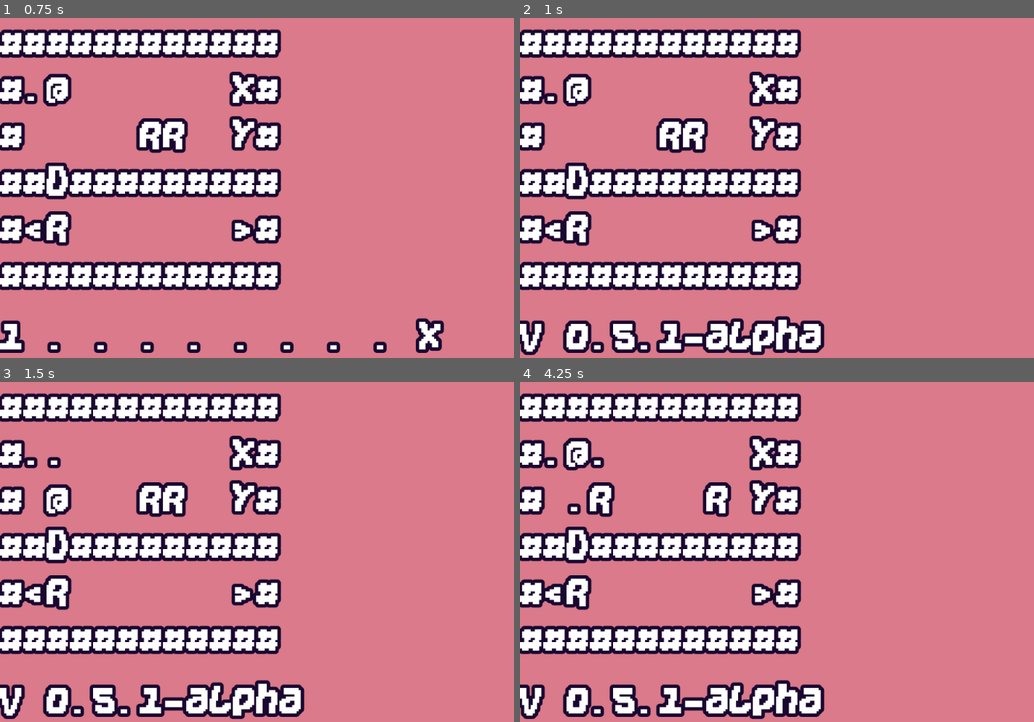
Above: before the commit, frames 1-4 (two rows, left to right).
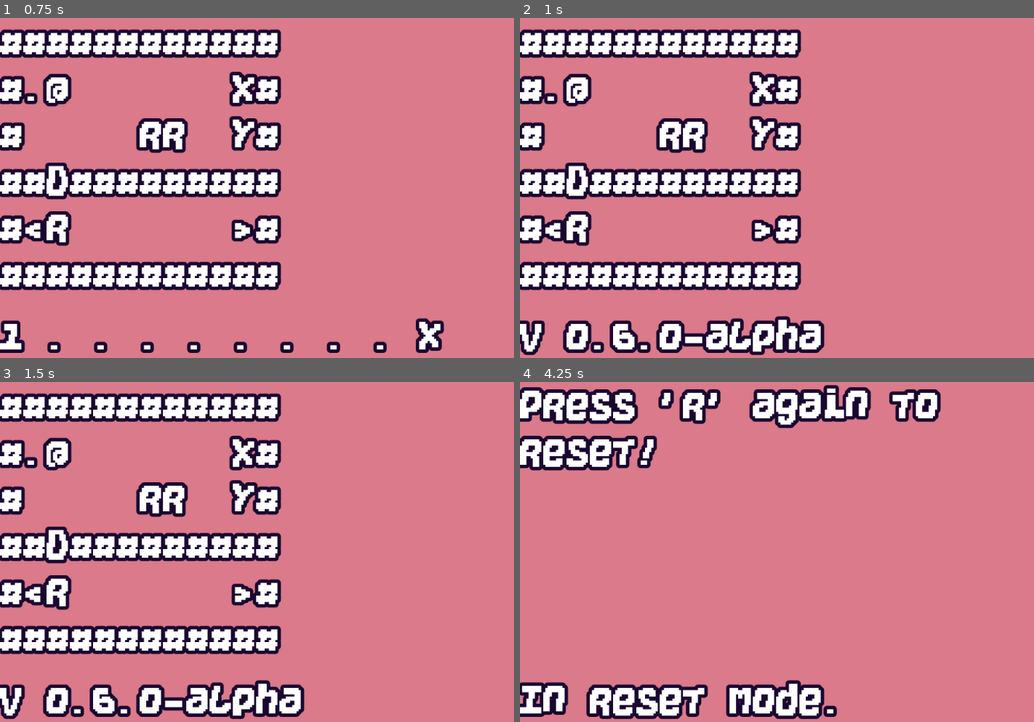
Above: after the commit, the same moments.

Repository: KaizNike/Defeating-User-Built-Dungeon
Game: Godot game, scene res://Main.tscn
Two runs of this game, one before a commit and one after it. Both use one fixed random seed, a clock stepped at 60 frames per second and the inputs below.
Inputs:
- Up to frame 1 (0.75 s): tap Enter at 0.5 s; hold Right (move_right) from 0.53 s (still down); hold Z (use_scroll) from 0.53 s (still down)
- Up to frame 2 (1 s): keep holding Right (move_right); keep holding Z (use_scroll); tap V (version_display) at 0.8 s
- Up to frame 3 (1.5 s): tap R (reset, bound only after the commit) at 1.25 s; release Right (move_right) at 1.28 s; release Z (use_scroll) at 1.28 s; hold Down (move_down) from 1.28 s (still down); tap V (version_display) at 1.35 s
- Up to frame 4 (4.25 s): tap . (wait) at 1.55 s; tap R (reset, bound only after the commit) at 2, 2.75, 3.5, 4.15 s; release Down (move_down) at 2.03 s; hold Right (move_right) 2.03-2.78 s; hold . (wait) 2.03-2.78 s; tap Shift at 2.3, 2.85 s; hold Up (move_up) 2.78-3.53 s; tap Z (use_scroll) at 3.05 s; hold Left (move_left) from 3.53 s (still down); hold Z (use_scroll) from 3.53 s (still down); tap V (version_display) at 3.8 s

Frame 1 is identical in both runs. In frame 2, 0.4% of the frame differs, in the area x 17-33%, y 88-99%; in frame 3, 1.4%; in frame 4, 26%, in the area x 0-82%, y 0-100%.

Commit message:
v0.6 - Autosaves
r to reload last checkpoint
R to restart game

Bugfixes:
Handled wall-less levels.
Now ignores files with uneven line lengths (needing a better fix.)

Diff:
--- a/Defeating User Built Dungeon/Main.gd
+++ b/Defeating User Built Dungeon/Main.gd
@@ -1,18 +1,27 @@
 extends Node
 
 # Major, Minor, Patch
-var version = [0, 5, 1, "-alpha"]
-# Latest - Week 5 Update - Inventory + Ranged Scrolls (icon update)
+var version = [0, 6, 0, "-alpha"]
+# Latest - Week 6 + 7 Update - Saving + Loading + Reloading
 
 # Future ideas - Friendly or neutral mobs
 
 onready var levelLabel = $VSplitContainer/LevelLabel
 onready var statusLabel = $VSplitContainer/StatusLabel
+onready var notiTimer = $NotificationTimer
 
 var currentRoom = 0
 var levelChange = false
 var waiting = false
 var levelDiff = 0
+var resetting = false
+var restarting = false
+var isDarkMode = false
+var notificationType = "status"
+
+var save_vars = ["Player", "CurrentRoom", "Rooms"]
+var autosaveLoc = "user://autosaveDUBD.tres"
+export (Script) var game_save_class
 
 var Rooms = []
 
@@ -51,6 +60,7 @@
 var actors = []
 var being = {"Speed": 1, "Turns": 1, "Loc": Vector2.ZERO, "HP": 1, "DMG": 2, "Char": "", "Behav": "Random", "Inv": [], "bodyDesc": "", "Relation": "None"}
 var player = {"Speed": 1, "Turns": 1, "Loc": Vector2.ZERO, "HP": 4, "DMG": 1, "Char": "@", "Behav": "Player", "Inv": [], "bodyDesc": "dead you", "Relation": "Self"}
+var playerOrig = {}
 
 var corpses = []
 var body = {"Loc": Vector2.ZERO, "Inv": [], "Desc": ""}
@@ -58,12 +68,25 @@
 func _ready():
 	randomize()
 	get_tree().connect("files_dropped", self, "_files_dropped")
-	Rooms.append(RoomsStore[0])
-	game_array = _get_text_as_array(Rooms[0])
-	_actors_init(game_array)
-	$VSplitContainer/LevelLabel.text = "You are hunting L on floor X,\n do not fail us!"
-	$VSplitContainer/StatusLabel.text = "Press Anything"
-	waiting = true
+	playerOrig = player.duplicate(true)
+	if not load_game(autosaveLoc):
+		Rooms.append(RoomsStore[0])
+		if Rooms.size() < currentRoom:
+			for x in range((currentRoom+1)-Rooms.size()):
+				Rooms.append(RoomsStore[0])
+		print(Rooms.size())
+		game_array = _get_text_as_array(Rooms[0])
+		_actors_init(game_array)
+		save_game(autosaveLoc)
+		levelLabel.text = "You are hunting L on floor X,\n do not fail us!"
+		statusLabel.text = "Press Anything"
+		waiting = true
+	else:
+		game_array = _get_text_as_array(Rooms[currentRoom])
+		_actors_init(game_array)
+		levelLabel.text = "You returned!\n You still hunt L on floor X.\n  Currently on: " + str(currentRoom+1)
+		statusLabel.text = "Press Anything"
+		waiting = true
 
 class SortingActors:
 	static func sort_descending(a,b):
@@ -122,15 +145,72 @@
 #	print(actors)
 
 func _input(event):
+#	if event is InputEventKey and event.scancode == KEY_SHIFT:
+#		print("shift")
+	if waiting and event.is_pressed():
+		waiting = false
+		_display_array(game_array)
+		_status_bar_update()
+		return
 	if event.is_action_pressed("version_display"):
 		statusLabel.text = "v " + str(version[0]) + "." + str(version[1]) + "." + str(version[2]) + version[3]
-		$NotificationTimer.start()
+		notiTimer.start()
+		return
+	elif event.is_action_pressed("dark_mode"):
+		if !isDarkMode:
+			var color = Color8(25,7,48)
+			VisualServer.set_default_clear_color(color)
+			isDarkMode = true
+			return
+		else:
+			var color = Color8(218,122,138)
+			VisualServer.set_default_clear_color(color)
+			isDarkMode = false
+			return
+	elif event.is_action_pressed("restart"):
+		if restarting:
+			# Delete autosave and start anew
+			delete_save(autosaveLoc)
+			yield(_show_save_deletion(),"completed")
+			start_over()
+			restarting = false
+			return
+		else:
+			levelLabel.text = "Press `Shift` + `r` again to restart!\nThis will delete all progress!"
+			statusLabel.text = "In restart mode."
+			restarting = true
+	elif event.is_action_pressed("reset"):
+		if resetting:
+			# Load from last autosave (should be made when files inserted or level changed.)
+			resetting = false
+			if load_game(autosaveLoc):
+				print("Game Reset!")
+				_change_level()
+			pass
+		else:
+			levelLabel.text = "Press 'r' again to reset!"
+			statusLabel.text = "In reset mode."
+			resetting = true
+		pass
+	elif resetting and event.is_pressed():
+		resetting = false
+		_display_array(game_array)
+		statusLabel.text = "Cancelled the reset."
+		notiTimer.start()
+#		_status_bar_update()
+		return
+	elif restarting and event.is_pressed() and event is InputEventKey and not event.scancode == KEY_SHIFT:
+		restarting = false
+		_display_array(game_array)
+		statusLabel.text = "Didn't restart."
+		notiTimer.start()
+		return
 	elif event.is_action_pressed("heal"):
 		if _find_and_use_item("+"):
-			$VSplitContainer/StatusLabel.text = "You heal to " + str(player.HP) + "."
+			statusLabel.text = "You heal to " + str(player.HP) + "."
 		else:
-			$VSplitContainer/StatusLabel.text = "No healing in inventory!"
-		$NotificationTimer.start()
+			statusLabel.text = "No healing in inventory!"
+		notiTimer.start()
 	elif event.is_action_pressed("use_scroll"):
 		if _find_and_use_item("Z"):
 			if scrollUse == "lightning":
@@ -149,16 +229,16 @@
 					actorIndex += 1
 				if targetActor:
 					targetActor.HP -= 5
-					$VSplitContainer/StatusLabel.text = "Lightning strikes " + targetActor.Char + " for 5 DMG."
-					$NotificationTimer.start()
+					statusLabel.text = "Lightning strikes " + targetActor.Char + " for 5 DMG."
+					notiTimer.start()
 					if targetActor.HP < 1:
 						var a = game_array
 						a[targetActor.Loc.y][targetActor.Loc.x] = "%"
 						_display_array(a)
 						_add_corpse(targetActor)
 				else:
-					$VSplitContainer/StatusLabel.text = "Lightning misses."
-					$NotificationTimer.start()
+					statusLabel.text = "Lightning misses."
+					notiTimer.start()
 			scrollUse = ""
 	if not game_array:
 		if event.is_pressed():
@@ -171,17 +251,102 @@
 			if currentRoom > -1:
 				levelLabel.text = "World is empty, you can't continue."
 				statusLabel.text = "Drag and drop a .txt"
-				$NotificationTimer.start()
-		return
-	if waiting and event.is_pressed():
-		waiting = false
-		_display_array(game_array)
-		_status_bar_update()
+				notiTimer.start()
 		return
 	var dir = Vector2(event.get_action_strength("move_right") - event.get_action_strength("move_left"), event.get_action_strength("move_down") - event.get_action_strength("move_up"))
 	if dir != Vector2.ZERO or event.is_action_pressed("wait"):
 		_process_turn(game_array,dir)
 
+
+func verify_save(save):
+	var size = 0
+	var currentRoom = 0
+	for v in save_vars:
+		var inside = save.get(v)
+		print(v)
+		print(inside)
+		if inside == null:
+			return false
+		if v == "Rooms":
+			size = inside.size()
+		elif v == "CurrentRoom":
+			currentRoom = inside
+	if size < (currentRoom + 1):
+		print("Not enough rooms in save!")
+		return false
+	return true
+
+
+func save_game(loc):
+	var new_save = game_save_class.new()
+	new_save.Player = player
+	new_save.CurrentRoom = currentRoom
+	new_save.Rooms = Rooms
+	var error = ResourceSaver.save(loc, new_save)
+	if error != 0:
+		print("Error saving!")
+		print(error)
+
+
+func load_game(loc) -> bool:
+	var dir = Directory.new()
+	if not dir.file_exists(loc):
+		print("save not found!")
+		return false
+
+	var loaded_save = load(loc)
+	if not verify_save(loaded_save):
+		print("verify failed!")
+		return false
+
+	player = loaded_save.Player
+	currentRoom = loaded_save.CurrentRoom
+	Rooms = loaded_save.Rooms
+
+	return true
+
+
+func delete_save(loc) -> bool:
+	var dir = Directory.new()
+	if not dir.file_exists(loc):
+		print("save not found!")
+		return false
+
+	var result = dir.remove(loc)
+	if result == 0:
+		return true
+	else:
+		return false
+
+
+func _show_save_deletion() -> void:
+#	var text = ""
+	var store = ""
+	for x in range(10):
+		var text = ""
+		for y in range(6):
+			text += store
+			if y < 6:
+				text += "\n"
+		levelLabel.text = text
+		yield(get_tree().create_timer(0.2),"timeout")
+		store += "X"
+	return
+
+
+func start_over():
+	Rooms.clear()
+	Rooms.append(RoomsStore[0])
+	player = playerOrig.duplicate(true)
+	currentRoom = 0
+	actors.clear()
+	corpses.clear()
+	game_array = _get_text_as_array(Rooms[0])
+	_actors_init(game_array)
+	save_game(autosaveLoc)
+	levelLabel.text = "You are hunting L on floor X,\n do not fail us!"
+	statusLabel.text = "Press Anything"
+	waiting = true
 
 func _process_turn(array, dir):
 #	var a = _move_player(array, dir)
@@ -194,7 +359,13 @@
 	if not levelChange:
 		_display_array(game_array)
 	else:
-		game_array = []
+		game_array.clear()
+		if currentRoom == 9:
+			_change_level()
+			levelLabel.text = "You arrive at a most dark arena!"
+			notificationType = "level"
+			$NotificationTimer.start()
+			return
 		if levelDiff == 1:
 			levelLabel.text = "You walk downstairs."
 		elif levelDiff == -1:
@@ -206,11 +377,17 @@
 func _move_player(array, dir, actor):
 	if dir == Vector2.ZERO:
 		print("You wait a minute.")
+		statusLabel.text = "You wait a minute."
+		notiTimer.start()
 		return array
 #	var Pos = _find_player(array)
 	var Pos = actor.Loc
 	print("At ", Pos)
 	var Loc = Pos + dir
+	if Loc.x < 0 or Loc.x > array[0].size() - 1 or Loc.y < 0 or Loc.y > array.size() - 1:
+		statusLabel.text = "You touch the bounds."
+		notiTimer.start()
+		return array
 	print("To ", Loc)
 	var Dest = array[Loc.y][Loc.x]
 	var a = array
@@ -261,13 +438,13 @@
 						targetActor.HP -= Actor.DMG
 						if targetActor.HP < 1:
 							if targetActor.Char == "@":
-								$VSplitContainer/StatusLabel.text = "You are slain."
+								statusLabel.text = "You are slain."
 							actors.remove(targetIndex)
 							a[actorLoc.y][actorLoc.x] = "%"
 							break
 						if targetActor.Char == "@":
-							$VSplitContainer/StatusLabel.text = "You got hit for " + str(Actor.DMG) + " DMG!"
-							$NotificationTimer.start()
+							statusLabel.text = "You got hit for " + str(Actor.DMG) + " DMG!"
+							notiTimer.start()
 							break
 					targetIndex += 1
 				pass
@@ -318,8 +495,8 @@
 		I.Type = "door"
 		player.Inv.append(I)
 		print(player.Inv)
-		$VSplitContainer/StatusLabel.text = "Grabbed a " + I.Type + " key."
-		$NotificationTimer.start()
+		statusLabel.text = "Grabbed a " + I.Type + " key."
+		notiTimer.start()
 	elif type == "D":
 		var result = _find_and_use_item("Y")
 		if result:
@@ -336,8 +513,8 @@
 						player.Inv.append(item)
 						T += item.Char
 				print(player.Inv)
-				$VSplitContainer/StatusLabel.text = T
-				$NotificationTimer.start()
+				statusLabel.text = T
+				notiTimer.start()
 				corpses.remove(bodyIndex)
 			bodyIndex += 1
 	elif type in ENTITIES:
@@ -374,8 +551,8 @@
 	for actor in actors:
 		if actor.Char == targetChar and actor.Loc == targetLoc:
 			actor.HP -= DMG
-			$VSplitContainer/StatusLabel.text = "You deal " + str(DMG) + " DMG to " + str(targetChar)
-			$NotificationTimer.start()
+			statusLabel.text = "You deal " + str(DMG) + " DMG to " + str(targetChar)
+			notiTimer.start()
 			if actor.HP < 1:
 				return true
 			break
@@ -414,6 +591,9 @@
 		print("Can't enter, player exited.")
 		return
 	for file in files:
+		if (fileIndex + currentRoom) > 9:
+			print("Thaz alotta files!")
+			return
 #		var Bool = false
 		if file.get_extension() != extensions:
 			continue
@@ -424,10 +604,18 @@
 		var data = ""
 		var index = 1
 		levelLabel.text = ""
+		var textLength = 0
+		var ifFailed = false
 		while not f.eof_reached():
 			if index > 6:
 				break
 			var line = f.get_line()
+			if index == 1:
+				textLength = line.length()
+			else:
+				if line.length() != textLength:
+					ifFailed = true
+					break
 			print(line + str(index))
 			if index < 6:
 				line += "\n"
@@ -437,6 +625,8 @@
 #				levelLabel.text += "\n"
 			index += 1
 		f.close()
+		if ifFailed:
+			continue
 		print(data)
 		if fileIndex == 0 and levelChange:
 			Rooms.append(data)
@@ -453,6 +643,7 @@
 			print(Rooms)
 		fileIndex += 1
 		pass
+#	save_game(autosaveLoc)
 
 # Call when array has that many indexed of rooms
 func _change_level():
@@ -466,7 +657,9 @@
 	else:
 		store = Rooms[currentRoom]
 
+	save_game(autosaveLoc)
 	game_array = _get_text_as_array(store)
+	corpses.clear()
 	actors.clear()
 	_actors_init(game_array)
 	_display_array(game_array)
@@ -527,4 +720,13 @@
 
 
 func _on_NotificationTimer_timeout():
-	_status_bar_update()
+	match notificationType:
+		"status":
+			_status_bar_update()
+		"level":
+			_display_array(game_array)
+			notificationType = "status"
+		"both":
+			_status_bar_update()
+			_display_array(game_array)
+			notificationType = "status"
--- a/Defeating User Built Dungeon/Main.tscn
+++ b/Defeating User Built Dungeon/Main.tscn
@@ -1,10 +1,12 @@
-[gd_scene load_steps=3 format=2]
+[gd_scene load_steps=4 format=2]
 
 [ext_resource path="res://Main.gd" type="Script" id=1]
 [ext_resource path="res://Font.tres" type="DynamicFont" id=2]
+[ext_resource path="res://Save_Script.gd" type="Script" id=3]
 
 [node name="Main" type="Node"]
 script = ExtResource( 1 )
+game_save_class = ExtResource( 3 )
 
 [node name="VSplitContainer" type="VSplitContainer" parent="."]
 anchor_right = 1.0
--- /dev/null
+++ b/Defeating User Built Dungeon/Save_Script.gd
@@ -0,0 +1,5 @@
+extends Resource
+
+export(Dictionary) var Player
+export(int) var CurrentRoom
+export(Array) var Rooms
--- a/Defeating User Built Dungeon/project.godot
+++ b/Defeating User Built Dungeon/project.godot
@@ -66,6 +66,21 @@
 , Object(InputEventKey,"resource_local_to_scene":false,"resource_name":"","device":0,"alt":false,"shift":true,"control":false,"meta":false,"command":false,"pressed":false,"scancode":90,"unicode":0,"echo":false,"script":null)
  ]
 }
+reset={
+"deadzone": 0.5,
+"events": [ Object(InputEventKey,"resource_local_to_scene":false,"resource_name":"","device":0,"alt":false,"shift":false,"control":false,"meta":false,"command":false,"pressed":false,"scancode":82,"unicode":0,"echo":false,"script":null)
+ ]
+}
+restart={
+"deadzone": 0.5,
+"events": [ Object(InputEventKey,"resource_local_to_scene":false,"resource_name":"","device":0,"alt":false,"shift":true,"control":false,"meta":false,"command":false,"pressed":false,"scancode":82,"unicode":0,"echo":false,"script":null)
+ ]
+}
+dark_mode={
+"deadzone": 0.5,
+"events": [ Object(InputEventKey,"resource_local_to_scene":false,"resource_name":"","device":0,"alt":false,"shift":true,"control":false,"meta":false,"command":false,"pressed":false,"scancode":68,"unicode":0,"echo":false,"script":null)
+ ]
+}
 
 [physics]
 
Not shown, changed: README.md
